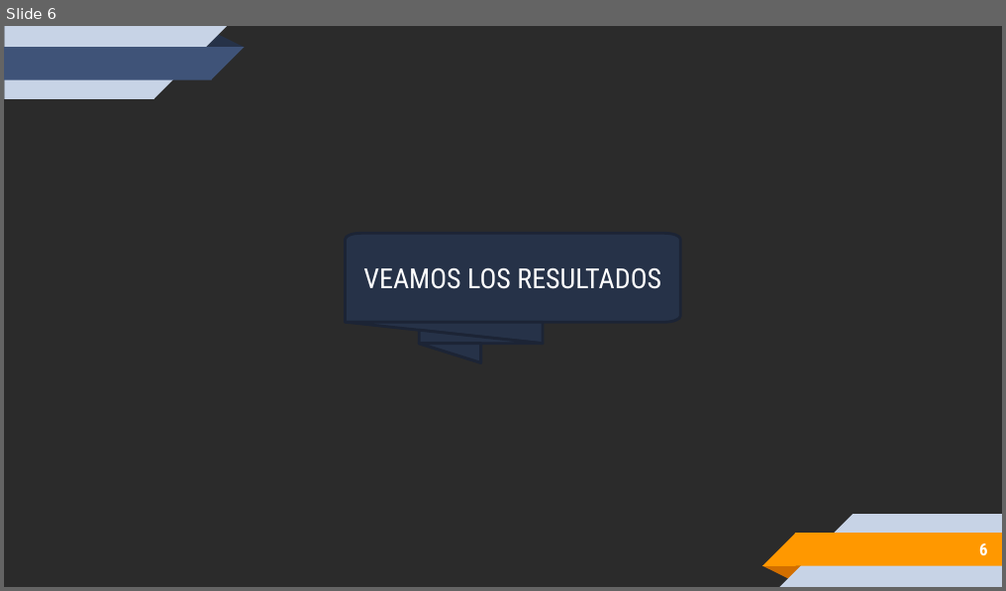
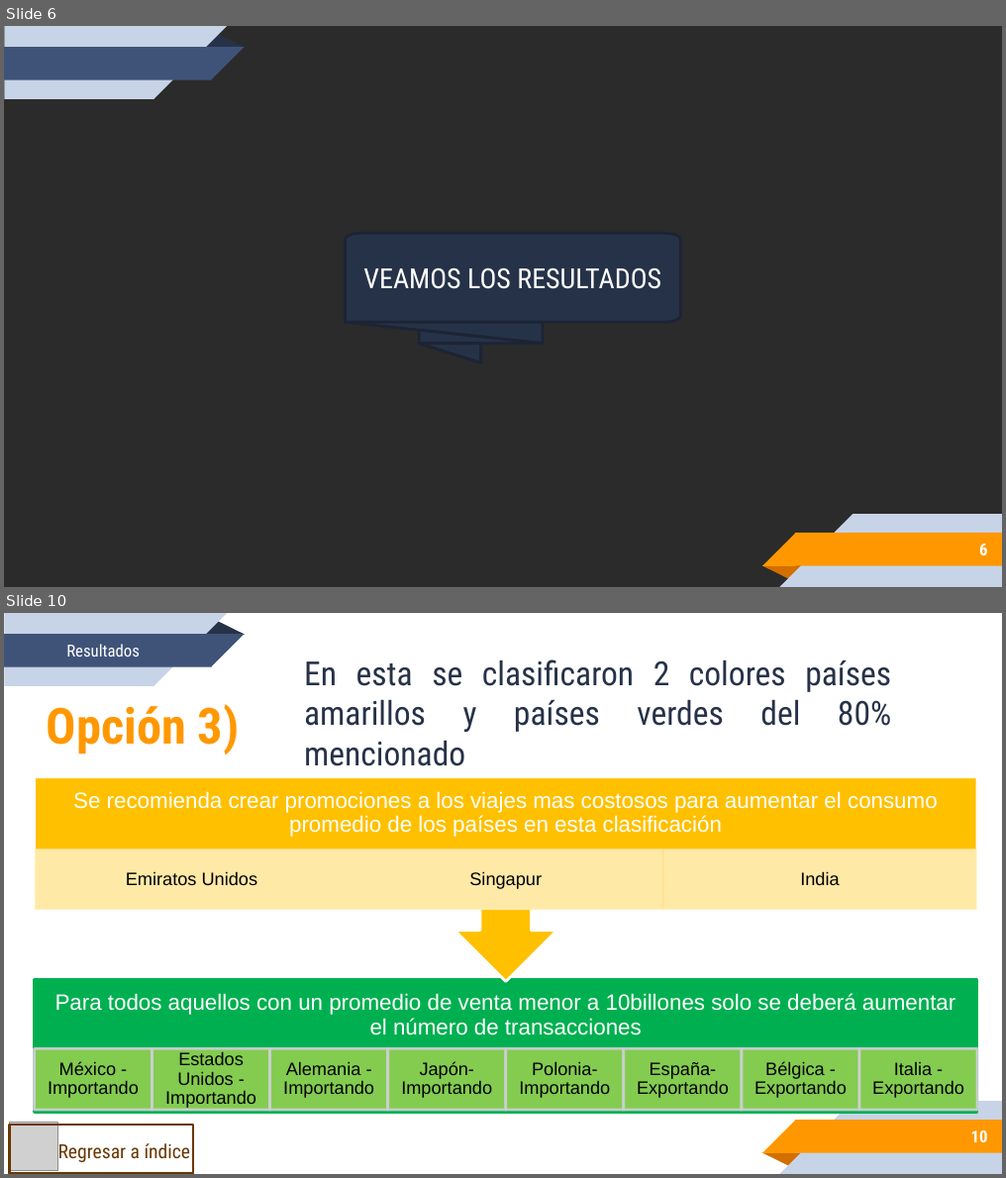
Before and after one commit to DeniseArias/EmTechProyecto2, a slide deck: REPORTE-02-ARIAS-DENISE.pptx. Shown one above the other, each under a label of ours: slide 6 before the commit, slides 6 and 10 after it; the slides between them are not shown. The pictures are 1006x591 and 1006x1178 pixels, drawn with LibreOffice and Linux fonts; fonts in the diff are those of the drawing; grey boxes stand for pictures; background and template pictures are left out; a plain dark background stands for a picture behind light text. Boxes give left, top, right and bottom in pixels: in the first picture for what was removed or moved away, otherwise in the second. Text is boxed around its words. In the diff, an @@ line names an element or a change of style, - is before the commit and + after.

```diff
--- a/REPORTE-02-ARIAS-DENISE.pptx
+++ b/REPORTE-02-ARIAS-DENISE.pptx
@@ slide 10 added at bbox=[4, 613, 1002, 1174], background #FFFFFF; not listed: 10 template elements that a slide beside it also shows @@
@@ text added at bbox=[66, 644, 140, 657], 12 pt, text #FFFFFF @@
+Resultados
@@ text added at bbox=[304, 660, 891, 766], 24 pt, text #263248 @@
+En esta se clasificaron 2 colores países amarillos y países verdes del 80% mencionado
@@ text added at bbox=[47, 704, 240, 755], 36 pt, text #FF9800, bold @@
+Opción 3)
@@ group added at bbox=[34, 776, 977, 1113]: 13 texts, 12 rectangles, 1 up arrow callout @@
+Para todos aquellos con un promedio de venta menor a 10billones solo se deberá aumentar el número de transacciones
+México - Importando
+Estados Unidos - Importando
+Alemania - Importando
+Japón- Importando
+Polonia- Importando
+España- Exportando
+Bélgica - Exportando
+Italia - Exportando
+Se recomienda crear promociones a los viajes mas costosos para aumentar el consumo promedio de los países en esta clasificación
+Emiratos Unidos
+Singapur
+India
@@ picture added at bbox=[10, 1123, 58, 1171] @@
@@ rectangle added at bbox=[10, 1125, 194, 1173], outline #693800 2 pt @@
@@ text added at bbox=[58, 1144, 191, 1162], 14 pt, text #693800 @@
+Regresar a índice
@@ page number added at bbox=[971, 1131, 988, 1143], 12 pt, text #FFFFFF, bold @@
+10
```
Also in this commit, not shown: 4 slides changed, 2 other slides added, 4 slides removed, 2 other files.
